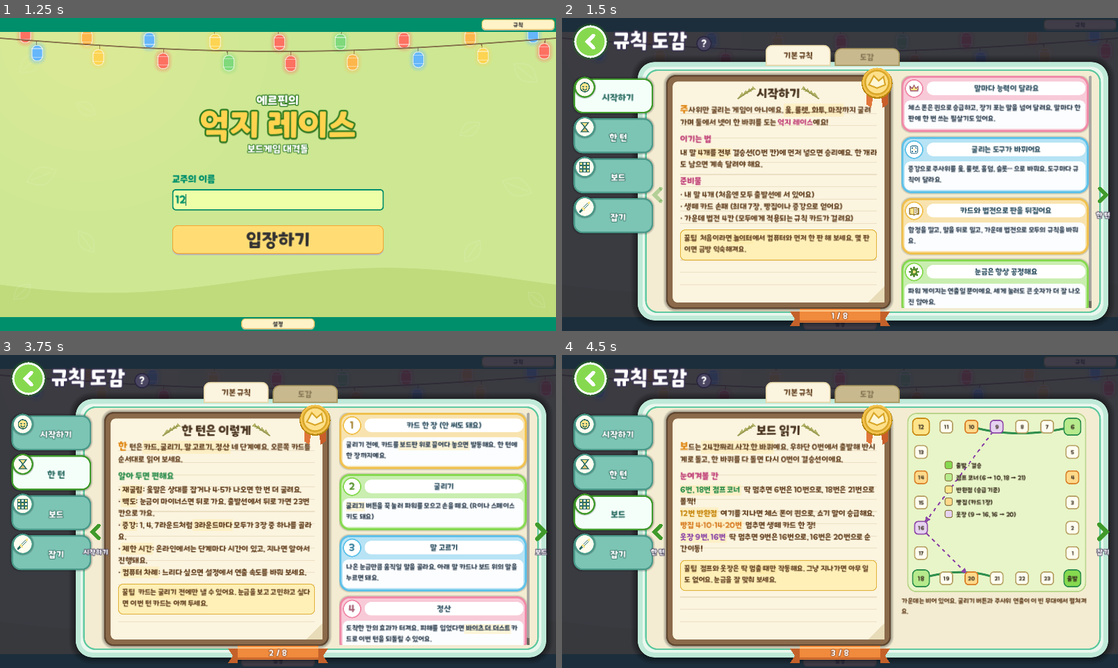
Above: before the commit, frames 1-4 (two rows, left to right).
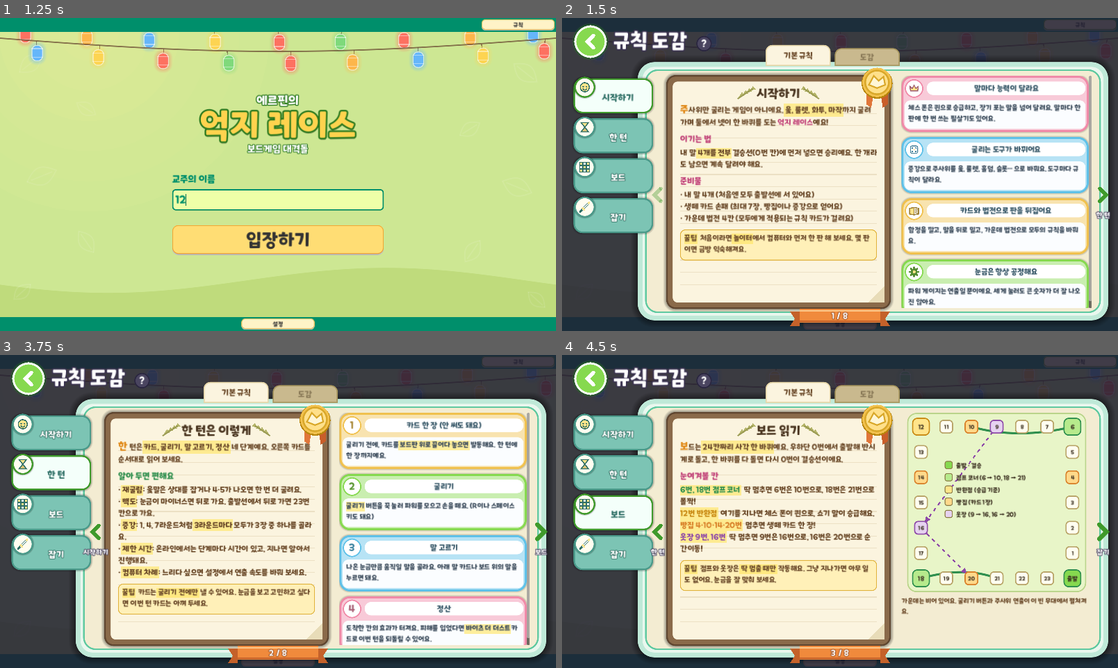
Above: after the commit, the same moments.

Repository: mayjohn66-cmd/TRG
Game: Godot game, scene res://scenes/start_menu.tscn
Same seed, same stepped clock (60 frames per second), same inputs: the game is played once before the commit and once after it.
Inputs (mouse positions are in pixels of both pictures, inside the frame that each line leads up to):
- Up to frame 1 (1.25 s): click (278, 199) at 0.52 s; type "12" at 0.6 s
- Up to frame 2 (1.5 s): click "규칙" at 1.25 s
- Up to frame 3 (3.75 s): click "시작하기" at 2 s; click "시작하기" at 2.75 s; click (539, 533) at 3.5 s
- Up to frame 4 (4.5 s): click (1101, 533) at 4.25 s

Frame 1 is identical in both runs. In frame 2, 0.6% of the frame differs, in the area x 22-51%, y 27-73%; in frame 3, 2.2%, in the area x 21-92%, y 27-90%; in frame 4, 1.7%.

Commit message:
규칙 도감 강조를 밑줄 없이 형광펜 띠로만 표현
Co-Authored-By: Claude Sonnet 5.5 <noreply@anthropic.com>
Claude-Session: https://claude.ai/code/session_01HvvTBBGdmqrXHkL2GAw3GJ

Diff:
--- a/scenes/rulebook.gd
+++ b/scenes/rulebook.gd
@@ -382,8 +382,8 @@
 	label.add_theme_constant_override("line_separation", 6)
 	label.custom_minimum_size = Vector2(440, 0)
 	label.mouse_filter = Control.MOUSE_FILTER_IGNORE
-	# 굵은 글씨는 글꼴에 굵은체가 없어 뭉개지므로 형광펜 같은 강조선(밑줄 + 옅은 노란 띠)으로 대신한다.
-	label.text = text.replace("[b]", "[bgcolor=#ffe9a066][u]").replace("[/b]", "[/u][/bgcolor]")
+	# 굵은 글씨는 글꼴에 굵은체가 없어 뭉개지므로 형광펜으로 칠한 것처럼 노란 띠로 강조한다 (밑줄은 쓰지 않는다).
+	label.text = text.replace("[b]", "[bgcolor=#ffe45c99]").replace("[/b]", "[/bgcolor]")
 	return label
 
 
